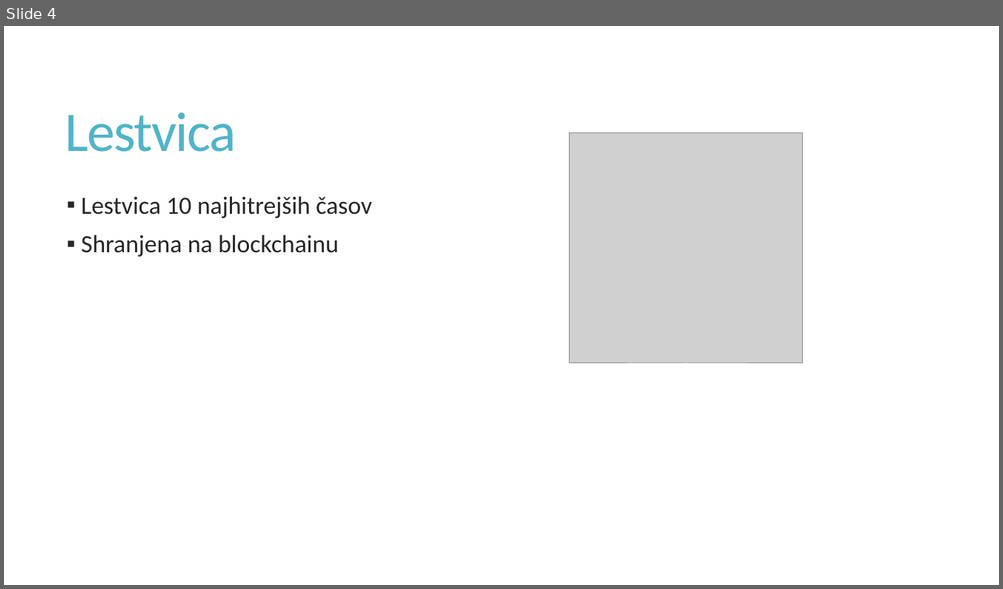
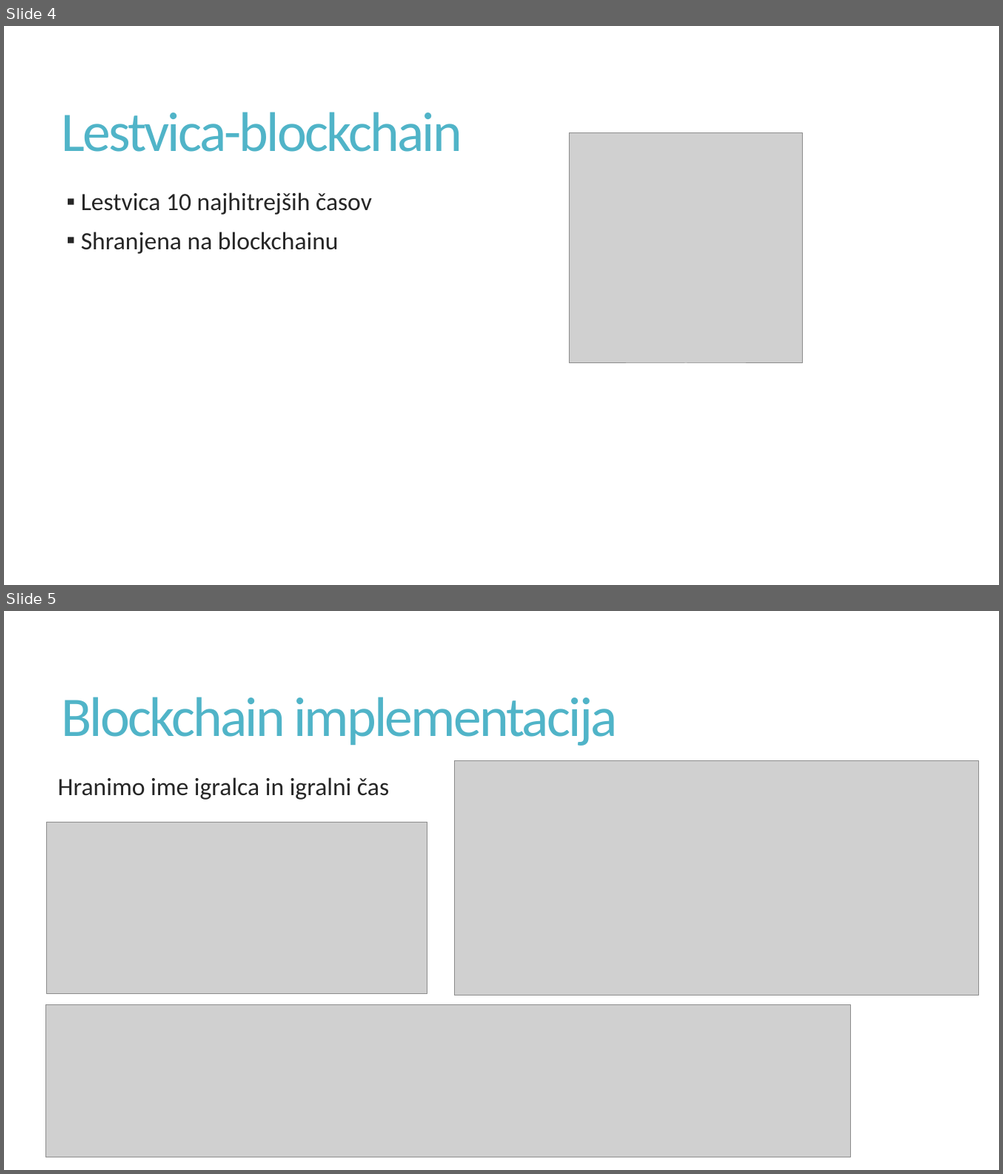
Before and after one commit to 3-letnik-UN-2021-2022/rri-projekt-skupina6, a slide deck: dokumentacija/predstavitev.pptx. Shown one above the other, each under a label of ours: slide 4 before the commit, slides 4 and 5 after it. The pictures are 1003x589 and 1003x1174 pixels, drawn with LibreOffice and Linux fonts; fonts in the diff are those of the drawing; grey boxes stand for pictures. Boxes give left, top, right and bottom in pixels: in the first picture for what was removed or moved away, otherwise in the second. Text is boxed around its words. In the diff, an @@ line names an element or a change of style, - is before the commit and + after.

Commit message:
Updated presentation (blockchain)

```diff
--- a/dokumentacija/predstavitev.pptx
+++ b/dokumentacija/predstavitev.pptx
@@ slide 5 added at (4,611,999,1170), background #FFFFFF @@
@@ title added at (62,697,617,746), 54 pt, text #50B4C8 @@
+Blockchain implementacija
@@ picture added at (454,761,978,995) @@
@@ text added at (58,777,389,800), 24 pt, text #262626 @@
+  Hranimo ime igralca in igralni čas
@@ picture added at (46,822,427,994) @@
@@ picture added at (45,1005,851,1158) @@
@@ slide 4 changed as well @@
@@ title at (62,112,462,152): text changed @@
-Lestvica
+Lestvica-blockchain
@@ text "Lestvica 10 najhitrejših časov": place and size @@
-text "Lestvica 10 najhitrejših časov" at (81,196,372,257)
+text "Lestvica 10 najhitrejših časov" at (81,192,372,254)
```
Also in this commit, not shown: 8 other slides changed, 3 other slides added, 1 other file.
